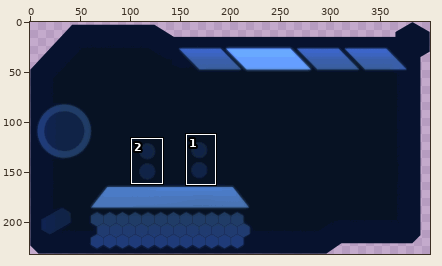
Two versions of one sprite sheet, public/game/plugins/numbers-game/panel-1.png. The picture above shows the old version from afar; the outline marks the close-up.
Close-up. Before:
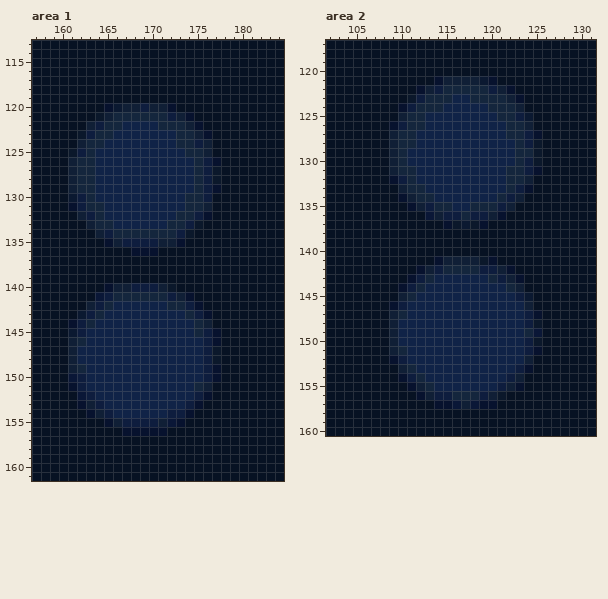
The file is 400x232 pixels. Pixels under 10% opacity are left out. Colours within 5 levels of each other are drawn and written as one. Shown: area 1: x 157..184, y 113..161; area 2: x 102..131, y 117..160.
The result:
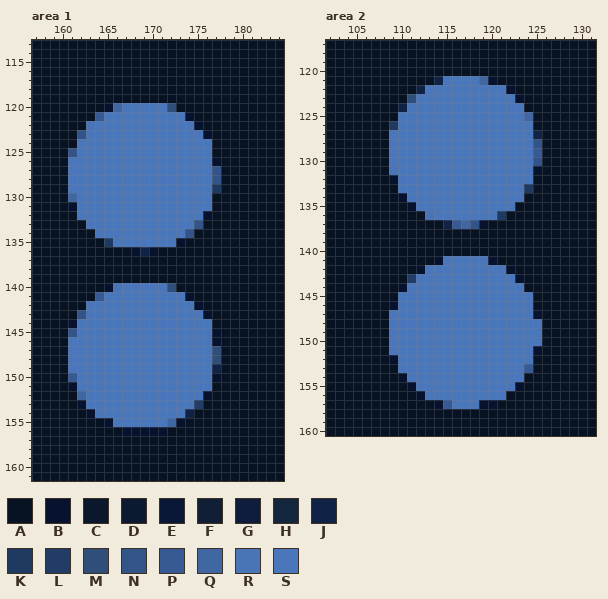
Palette (. is transparent): A #071223  B #07122e  C #0b182b  D #0b1931  E #0a1737  F #101f36  G #0e1d3e  H #14263d  J #102347  K #1f3a60  L #203c67  M #2f4e79  N #335488  P #375a95  Q #4067a2  R #4974b5  S #4a76bb
Change:
Area 1:
y 120: x 166..172 DFFGFFB -> QSSSSSM
y 121: x 164..173 CFHHHHHHGF -> PSSSSSSSSS
y 122: x 163..174 FGHHJJJJHHHF -> RSSSSSSSSSSS
y 123: x 162..175 CGHHJJJJJJJHHF -> NSSSSSSSSSSSSS
y 124: x 162..176 FHHJJJJJJJJHHGF -> SSSSSSSSSSSSSSS
y 125: x 161..176 CGHJJJJJJJJJJHHF -> NSSSSSSSSSSSSSSS
y 126: x 161..176 FHHJJJJJJJJJJJHG -> SSSSSSSSSSSSSSSS
y 127..128: x 161..177 FHHJJJJJJJJJJJHGC -> SSSSSSSSSSSSSSSSN
y 129: x 161..177 FHHJJJJJJJJJJJHGB -> SSSSSSSSSSSSSSSSK
y 130: x 161..176 DGHJJJJJJJJJJHHG -> QSSSSSSSSSSSSSSS
y 131: x 162..176 GHHJJJJJJJJJHHF -> SSSSSSSSSSSSSSS
y 132: x 162..175 FGHJJJJJJJJHHG -> SSSSSSSSSSSSSS
y 133: x 163..175 FHHJJJJJJHHGC -> SSSSSSSSSSSSN
y 134: x 164..174 FGHHHHHHHGC -> SSSSSSSSSSN
y 135: x 165..172 BFGGGGFF -> KSSSSSSS
y 136: x 169 B -> J
y 140: x 166..172 FFGGGFC -> RSSSSSM
y 141: x 164..173 EGHHHHHHGF -> PSSSSSSSSS
y 142: x 163..174 FGHJJJJJJHHG -> SSSSSSSSSSSS
y 143: x 162..175 DGHJJJJJJJJJHG -> NSSSSSSSSSSSSS
y 144: x 162..176 GHJJJJJJJJJJJHF -> SSSSSSSSSSSSSSS
y 145: x 161..176 DGJJJJJJJJJJJJHG -> NSSSSSSSSSSSSSSS
y 146: x 161..176 FHJJJJJJJJJJJJJG -> SSSSSSSSSSSSSSSS
y 147..148: x 161..177 FJJJJJJJJJJJJJJGC -> SSSSSSSSSSSSSSSSM
y 149: x 161..177 FHJJJJJJJJJJJJJGB -> SSSSSSSSSSSSSSSSJ
y 150: x 161..176 EGJJJJJJJJJJJJJG -> PSSSSSSSSSSSSSSS
y 151: x 162..176 GJJJJJJJJJJJJHF -> SSSSSSSSSSSSSSS
y 152: x 162..175 EGJJJJJJJJJJJG -> QSSSSSSSSSSSSS
y 153: x 163..175 FGJJJJJJJJJGB -> SSSSSSSSSSSSL
y 154: x 164..174 FGJJJJJJGGB -> SSSSSSSSSSJ
y 155: x 166..172 FGGGGFE -> SSSSSSQ
Area 2:
y 121: x 114..119 BFFFFD -> JSSSSQ
y 122: x 112..121 BFGHHHHHGF -> JSSSSSSSSS
y 123: x 111..122 CGHHHJJHHHHF -> MSSSSSSSSSSS
y 124: x 110..123 BGHHHJJJJJHHHF -> JSSSSSSSSSSSSS
y 125: x 110..124 FHHJJJJJJJJHHGD -> SSSSSSSSSSSSSSQ
y 126: x 109..124 BGHHJJJJJJJJJHHF -> KSSSSSSSSSSSSSSS
y 127: x 109..125 FHHJJJJJJJJJJHHGB -> SSSSSSSSSSSSSSSSJ
y 128: x 109..125 FHHJJJJJJJJJJJHGC -> SSSSSSSSSSSSSSSSN
y 129: x 109..125 FHJJJJJJJJJJJJHHC -> SSSSSSSSSSSSSSSSP
y 130: x 109..125 FHJJJJJJJJJJJJHGC -> SSSSSSSSSSSSSSSSN
y 131: x 109..124 FHHJJJJJJJJJJHHG -> RSSSSSSSSSSSSSSS
y 132: x 110..124 GHJJJJJJJJJJHHF -> SSSSSSSSSSSSSSS
y 133: x 110..124 FHHJJJJJJJJJHGB -> SSSSSSSSSSSSSSK
y 134: x 111..123 FHHJJJJJJJHGF -> SSSSSSSSSSSSS
y 135: x 112..122 FGHHJJHHHGF -> SSSSSSSSSSS
y 136: x 113..121 EFGGHGGFB -> RSSSSSSSK
y 137: x 115..118 BCDC -> JPQN
y 141: x 115..119 FFFFC -> SSSSS
y 142: x 113..121 FGHHHHGGF -> SSSSSSSSS
y 143: x 111..122 BGHJJJJJJHGF -> LSSSSSSSSSSS
y 144: x 111..123 GHJJJJJJJJJHF -> SSSSSSSSSSSSS
y 145: x 110..124 FHJJJJJJJJJJJGD -> SSSSSSSSSSSSSSS
y 146: x 110..124 GJJJJJJJJJJJJJF -> SSSSSSSSSSSSSSS
y 147: x 109..124 FHJJJJJJJJJJJJJG -> SSSSSSSSSSSSSSSS
y 148: x 109..125 FJJJJJJJJJJJJJJGC -> SSSSSSSSSSSSSSSSS
y 149: x 109..125 FJJJJJJJJJJJJJJHE -> SSSSSSSSSSSSSSSSS
y 150: x 109..125 FJJJJJJJJJJJJJJGC -> SSSSSSSSSSSSSSSSS
y 151: x 109..124 FHJJJJJJJJJJJJJG -> SSSSSSSSSSSSSSSS
y 152: x 110..124 GJJJJJJJJJJJJJF -> SSSSSSSSSSSSSSS
y 153: x 110..124 FHJJJJJJJJJJJGB -> SSSSSSSSSSSSSSP
y 154: x 111..123 GHJJJJJJJJJGF -> SSSSSSSSSSSSS
y 155: x 112..122 FHJJJJJJJGF -> SSSSSSSSSSS
y 156: x 113..121 FGGHHHGFC -> SSSSSSSSS
y 157: x 115..118 BEFE -> PSSS
Changed places in both close-ups, as pixel boxes (x1, y1, x2, y2):
changed: (68, 103, 221, 256)
changed: (68, 283, 221, 427)
changed: (389, 76, 542, 229)
changed: (389, 256, 542, 409)
